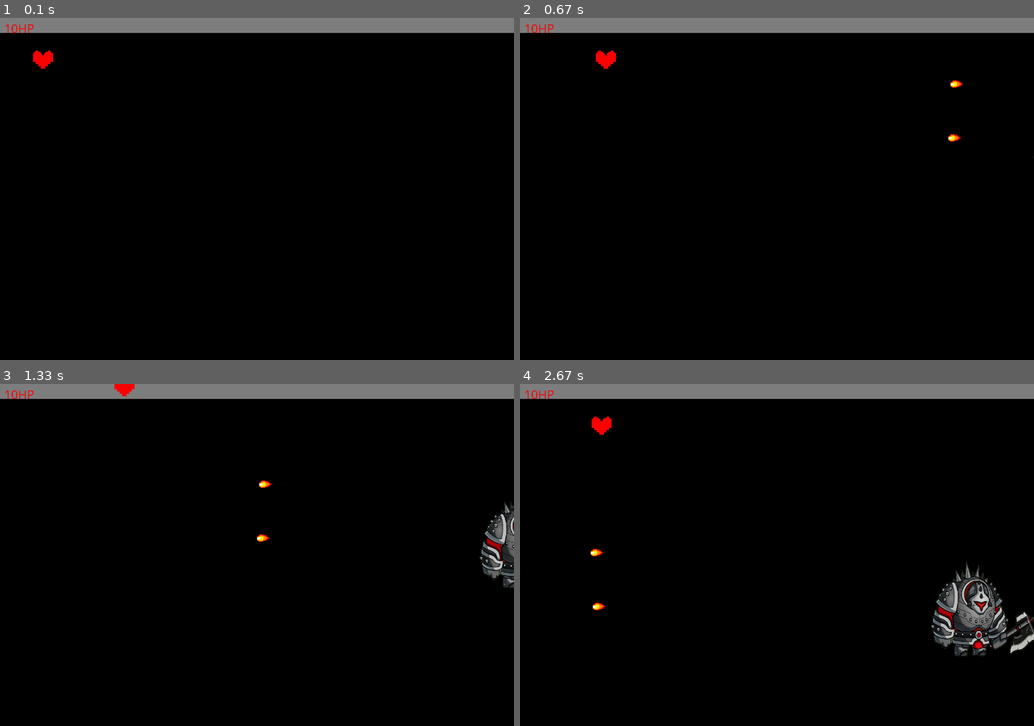
Above: before the commit, frames 1-4 (two rows, left to right).
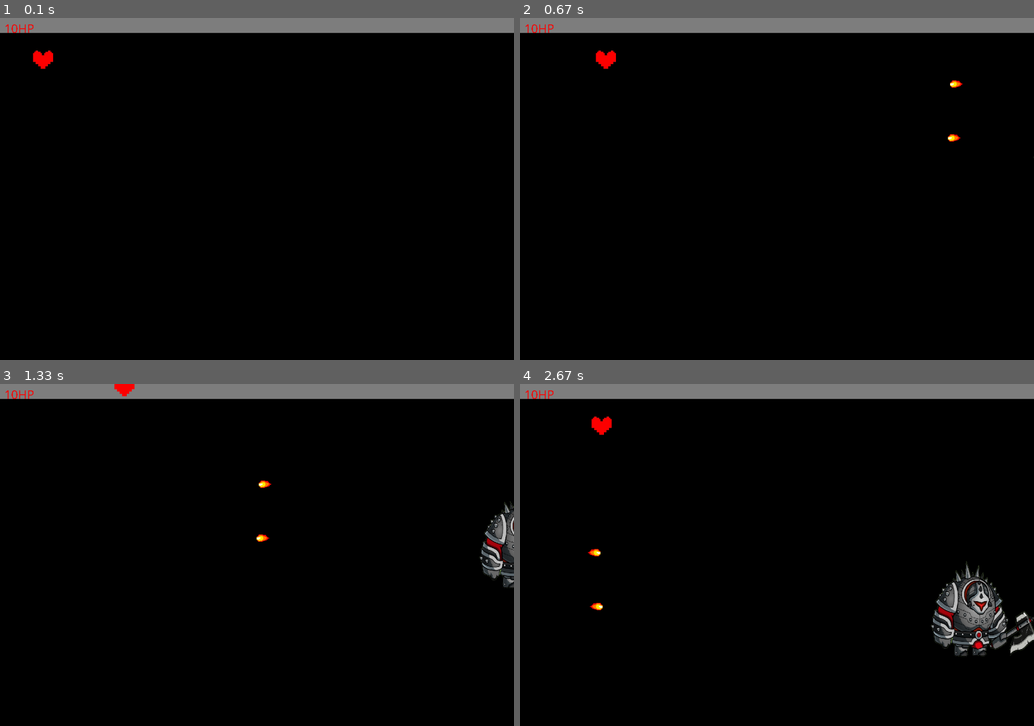
Above: after the commit, the same moments.

Repository: Jonserino/PyGame-Bullet-Hell
Game: pygame game, started from Main.py
The game is run twice, just before and just after one commit, with the same random seed, the same clock (stepped at 60 frames per second) and the same inputs.
Inputs:
- Up to frame 1 (0.1 s): no input
- Up to frame 2 (0.67 s): hold D from 0.33 s (still down)
- Up to frame 3 (1.33 s): release D at 0.8 s; hold W 0.83-1.13 s; hold D from 1.17 s (still down)
- Up to frame 4 (2.67 s): release D at 1.63 s; hold A 1.67-2.2 s; hold S 2.23-2.53 s; hold A from 2.57 s (still down)

Frame 1 is identical in both runs. In frame 2, less than 0.1% of the frame differs, in the area x 83-87%, y 18-37%; in frame 3, less than 0.1%; in frame 4, less than 0.1%, in the area x 13-17%, y 48-67%.

Commit message:
Made some Changes
Changed Main Game to Main

Diff:
--- a/Main Game.py
+++ b/Main.py
@@ -119,7 +119,6 @@
         player.health -= fireball.attack
     if player.health <= 0:
         screen.blit(text_you_died, middle)
-        clock.tick == 0
 
     text_player_hp = comic_sans30.render(str(player.health) + 'HP', False, red)
 
--- /dev/null
+++ b/Main2.py
@@ -0,0 +1,116 @@
+import pygame as pg
+from Sprites import *
+
+width = 1200
+height = 800
+middle = (width/2, height/2)
+fps = 60
+
+black = (0, 0, 0)
+white = (255, 255, 255)
+gray = (127.5, 127.5, 127.5)
+light_gray = (175, 175, 175)
+red = (255, 0, 0)
+green = (0, 255, 0)
+blue = (0, 0, 255)
+
+class Game():
+    def __init__(self):
+        pg.init()
+
+
+        self.comic_sans30 = pg.font.SysFont("Comic Sams MS", 30)
+
+        self.screen = pg.display.set_mode((width, height))
+        self.clock = pg.time.Clock()
+
+        self.points = 0
+        self.text_you_died = self.comic_sans30.render('You Died', False, red)
+
+
+        self.new()
+
+    def new(self):
+        self.all_sprites = pg.sprite.Group()
+        self.enemies = pg.sprite.Group()
+        self.projectiles = pg.sprite.Group()
+
+        self.my_player = Player()
+        self.all_sprites.add(self.my_player)
+
+        self.knight = Enemy()
+        self.all_sprites.add(self.knight)
+        self.enemies.add(self.knight)
+
+        self.fireball = Fireball()
+        self.all_sprites.add(self.fireball)
+        self.projectiles.add(self.fireball)
+
+        self.run()
+
+    def run(self):
+        self.playing = True
+        while self.playing: # Game Loop
+            self.clock.tick(fps)
+            self.events()
+            self.update()
+            self.draw()
+
+        self.new()
+
+    def events(self):
+        for event in pg.event.get():
+            if event.type == pg.QUIT:
+                self.playing = False
+                pg.quit()
+            if event.type == pg.KEYDOWN:
+                if event.key == pg.K_q:
+                    self.playing = False
+                    pg.quit()
+
+            if event.type == pg.KEYDOWN:
+                if event.key == pg.K_r:
+                    self.playing = False
+                    self.new()
+
+
+
+    def update(self):
+        self.all_sprites.update()
+
+        self.hits = pg.sprite.spritecollide(self.my_player, self.enemies, True)
+        while len(self.enemies) < 1:
+            knight = Enemy()
+            self.all_sprites.add(knight)
+            self.enemies.add(knight)
+            self.points += 1
+        self.hits2 = pg.sprite.spritecollide(self.my_player, self.projectiles, True)
+        while len(self.projectiles) < 2:
+            fireball = Fireball()
+            self.all_sprites.add(fireball)
+            self.projectiles.add(fireball)
+            self.points += 1
+
+        if self.hits:
+            self.my_player.health -= knight.attack
+        if self.hits2:
+            self.my_player.health -= fireball.attack
+        if self.my_player.health <= 0:
+            self.screen.blit(self.text_you_died, middle)
+
+
+
+    def draw(self):
+        self.screen.fill(black)
+
+        self.all_sprites.draw(self.screen)
+
+        self.text_player_hp = self.comic_sans30.render(str(self.my_player.health) + 'HP', False, red)
+
+        self.screen.blit(self.text_player_hp, (10, 5))
+
+        print("Hits", self.points)
+
+        pg.display.update()
+
+g = Game()
--- a/Sprites.py
+++ b/Sprites.py
@@ -82,13 +82,18 @@
         self.pos.x += self.speed_x
         self.pos.y += self.speed_y
 
+
         if self.pos.x > 1200:
             self.speed_x = -5
+            self.image = pg.transform.flip(self.image, True, False)
         if self.pos.x < 0:
             self.speed_x = 5
+            self.image = pg.transform.flip(self.image, True, False)
         if self.pos.y > 800:
             self.speed_y = -5
+            self.image = pg.transform.flip(self.image, False, True)
         if self.pos.y < 0:
             self.speed_y = 5
+            self.image = pg.transform.rotate(self.image, -45)
 
         self.rect.center = self.pos
Binary file changed: fireball.png
